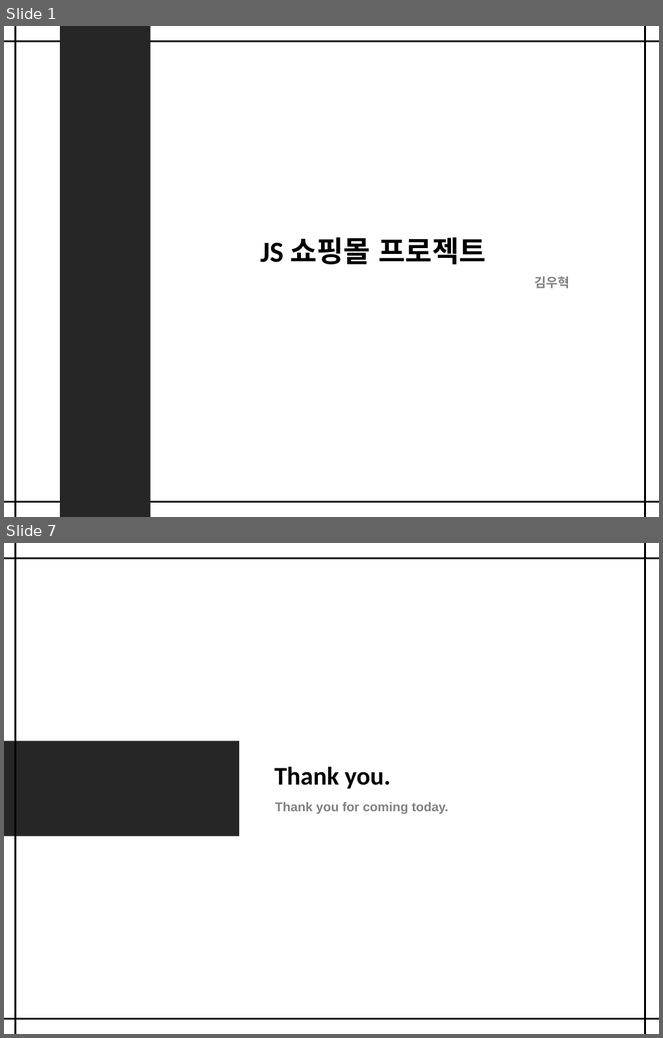
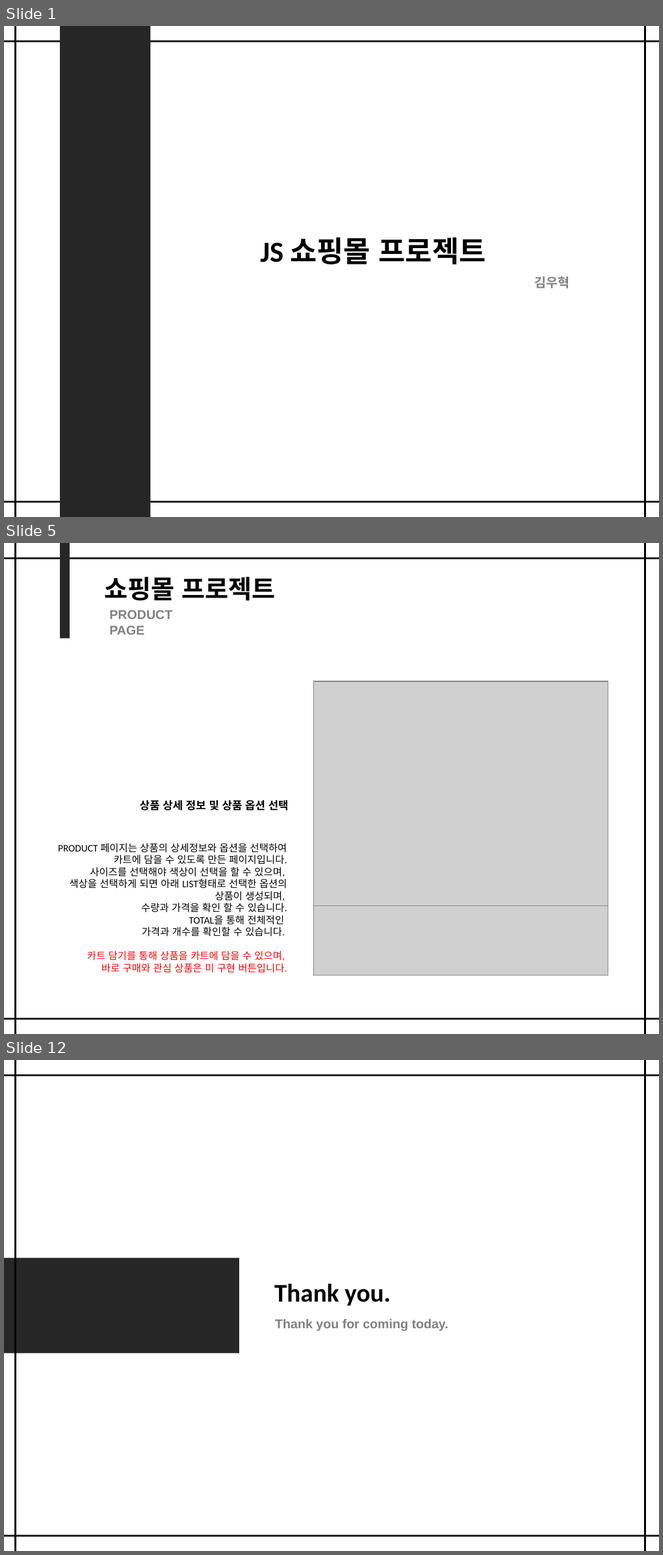
Before and after one commit to woo1038/shop, a slide deck: shop_ppt.pptx. Shown one above the other, each under a label of ours: slides 1 and 7 before the commit, slides 1, 5 and 12 after it; the slides between them are not shown. The pictures are 663x1038 and 663x1555 pixels, drawn with LibreOffice and Linux fonts; fonts in the diff are those of the drawing; grey boxes stand for pictures. Boxes give left, top, right and bottom in pixels: in the first picture for what was removed or moved away, otherwise in the second. Text is boxed around its words. In the diff, an @@ line names an element or a change of style, - is before the commit and + after.

```diff
--- a/shop_ppt.pptx
+++ b/shop_ppt.pptx
@@ slide 5 added at (4,543,659,1034), background #FFFFFF @@
@@ line added from (4, 559) to (659, 559), #262626 2.25 pt @@
@@ line added from (15, 543) to (15, 1034), #000000 2.25 pt @@
@@ rectangle added at (60,543,70,638), fill #262626 @@
@@ line added from (645, 543) to (645, 1034), #000000 2.25 pt @@
@@ text added at (105,577,276,601), 28 pt, text #000000, bold @@
+쇼핑몰 프로젝트
@@ text added at (109,610,172,635), 14 pt, text #808080, bold @@
+PRODUCT PAGE
@@ rectangle added at (314,681,608,975), outline #808080 1 pt @@
@@ picture added at (314,682,608,910) @@
@@ text added at (140,800,289,811), 12 pt, text #000000, bold @@
+상품 상세 정보 및 상품 옵션 선택
@@ text added at (58,843,287,973), 11 pt, text #000000 @@
+PRODUCT 페이지는 상품의 상세정보와 옵션을 선택하여 카트에 담을 수 있도록 만든 페이지입니다.
+사이즈를 선택해야 색상이 선택을 할 수 있으며,
+색상을 선택하게 되면 아래 LIST형태로 선택한 옵션의 상품이 생성되며,
+수량과 가격을 확인 할 수 있습니다.
+TOTAL을 통해 전체적인
+가격과 개수를 확인할 수 있습니다.
+카트 담기를 통해 상품을 카트에 담을 수 있으며,
+바로 구매와 관심 상품은 미 구현 버튼입니다.
@@ picture added at (314,906,608,976) @@
@@ line added from (4, 1019) to (659, 1019), #262626 2.25 pt @@
@@ what was slide 7 is now slide 12 @@
```
Also in this commit, not shown: 2 slides changed, 7 other slides added, 3 slides removed.
